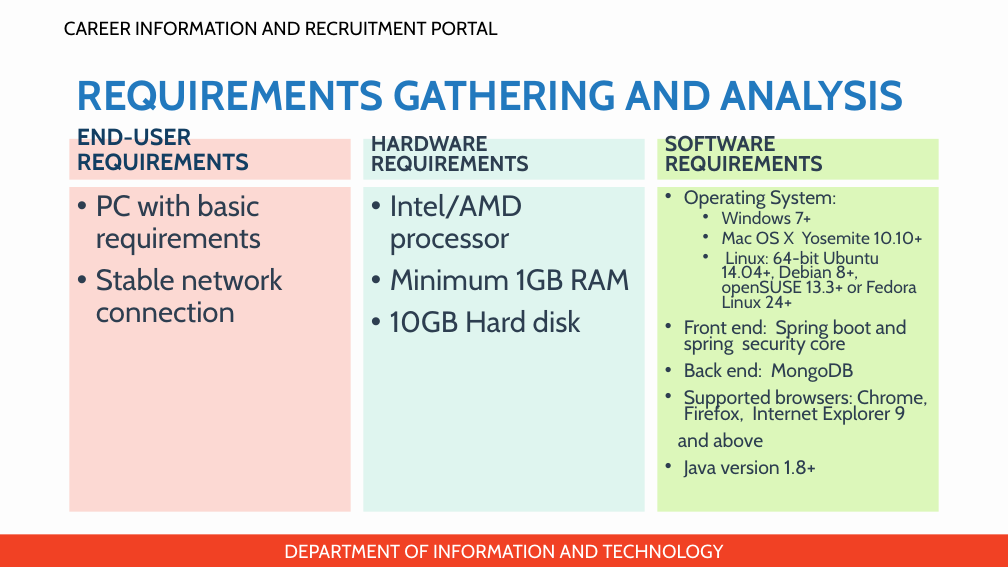
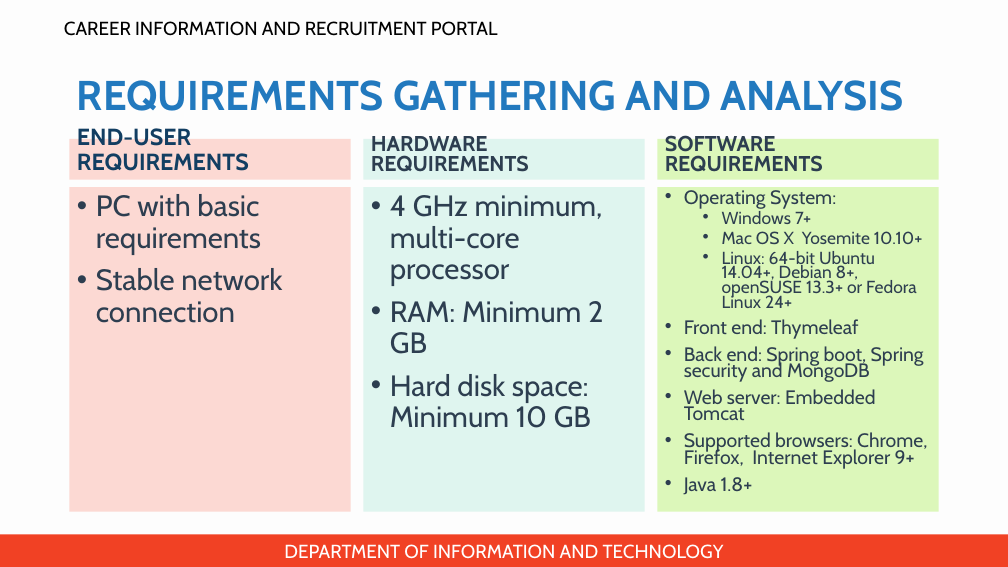
Before and after one commit to jincy-p-janardhanan/Career-Information-and-Recruitment-Portal, a slide deck: slide 7 of Presentation for zeroth review/PPT for zeroth review.pptx. Drawn at 1008x567 pixels with LibreOffice and Linux fonts; fonts in the diff are those of the drawing; background and template pictures are left out. Boxes give left, top, right and bottom in pixels: in the first picture for what was removed or moved away, otherwise in the second. Text is boxed around its words. In the diff, an @@ line names an element or a change of style, - is before the commit and + after.

Commit message:
Corrected Software and hardware specifications, modified proposed methodology, spell & grammar check

```diff
--- a/Presentation for zeroth review/PPT for zeroth review.pptx
+++ b/Presentation for zeroth review/PPT for zeroth review.pptx
@@ text at [390,195,603,428]: text changed @@
-• Intel/AMD processor
-• Minimum 1GB RAM
-• 10GB Hard disk
+• 4 GHz minimum, multi-core processor
+• RAM: Minimum 2 GB
+• Hard disk space: Minimum 10 GB
@@ text at [684,319,927,495]: text changed @@
-• Front end: Spring boot and spring security core
-• Back end: MongoDB
-• Supported browsers: Chrome, Firefox, Internet Explorer 9
-and above
-• Java version 1.8+
+• Front end: Thymeleaf
+• Back end: Spring boot, Spring security and MongoDB
+• Web server: Embedded Tomcat
+• Supported browsers: Chrome, Firefox, Internet Explorer 9+
+• Java 1.8+
```
Also in this commit, not shown: 7 other slides changed.
